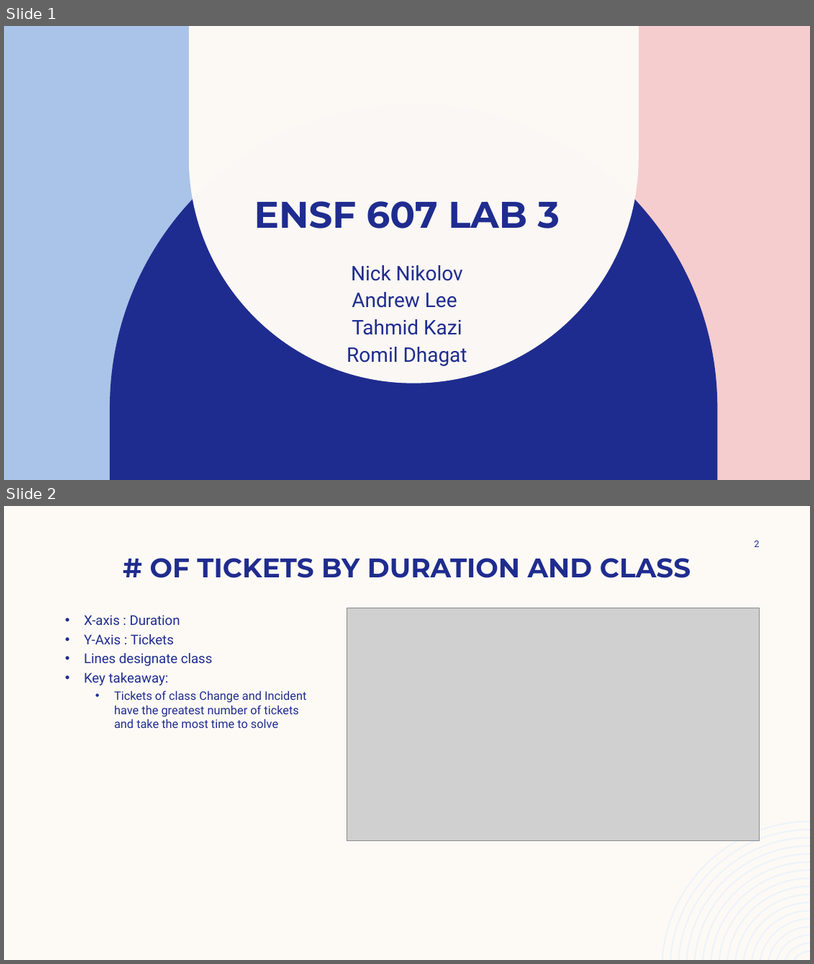
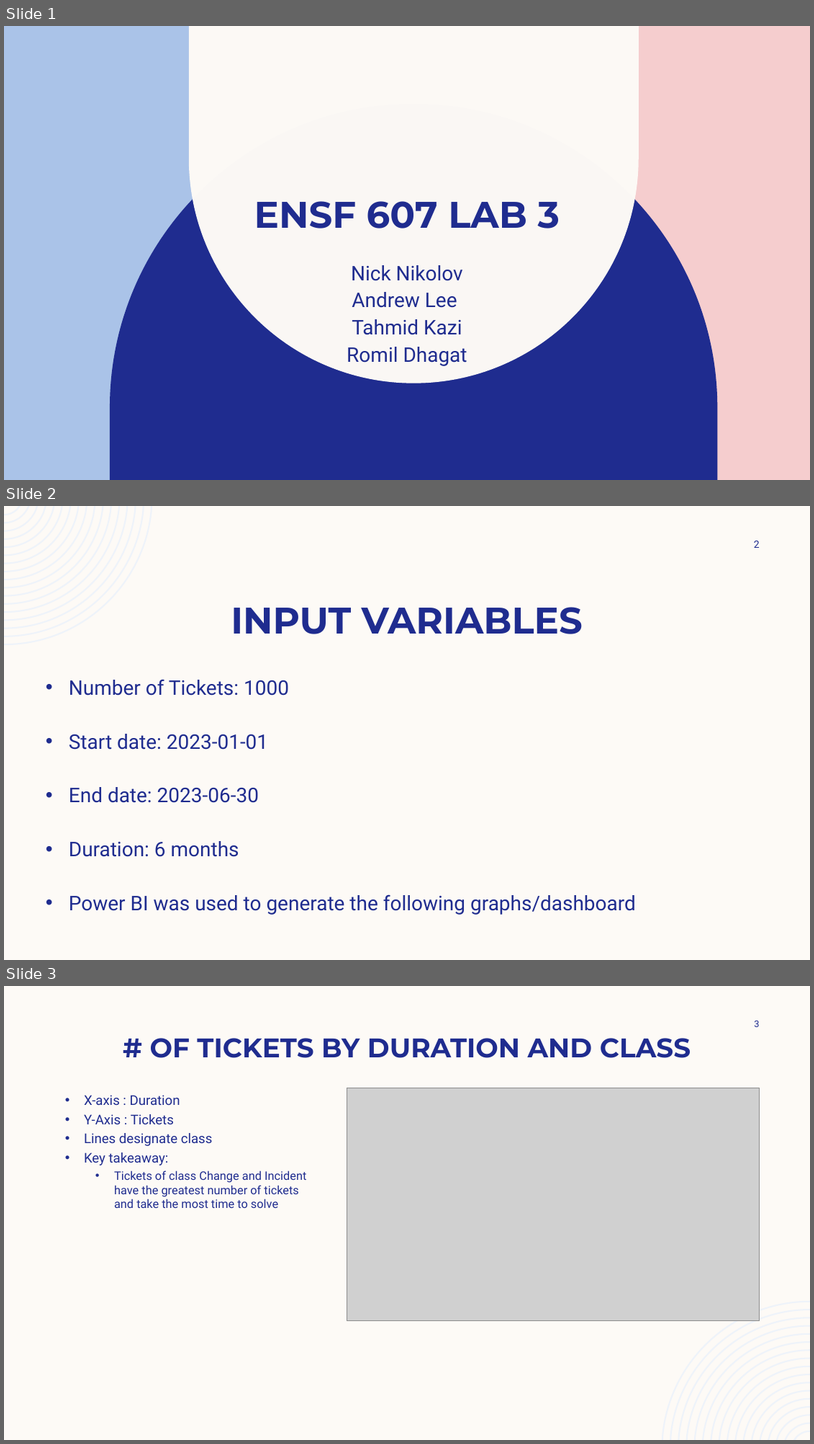
Before and after one commit to ENSF-607-GroupWork/Incident-Management-Dashboard, a slide deck: ENSF 607 Lab 3.pptx. Shown one above the other, each under a label of ours: slides 1 and 2 before the commit, slides 1, 2 and 3 after it. The pictures are 814x964 and 814x1444 pixels, drawn with LibreOffice and Linux fonts; fonts in the diff are those of the drawing; grey boxes stand for pictures. Boxes give left, top, right and bottom in pixels: in the first picture for what was removed or moved away, otherwise in the second. Text is boxed around its words. In the diff, an @@ line names an element or a change of style, - is before the commit and + after.

```diff
--- a/ENSF 607 Lab 3.pptx
+++ b/ENSF 607 Lab 3.pptx
@@ slide 2 added at [4,506,810,960], background #FDFAF6 @@
@@ freeform shape added at [4,506,152,645], fill #EEF3FA @@
@@ page number added at [754,541,760,548], 12 pt, text #1F2C8F @@
+2
@@ title added at [231,607,583,634], 44 pt, text #1F2C8F, bold @@
+INPUT VARIABLES
@@ text added at [69,679,636,914], 24 pt, text #1F2C8F @@
+• Number of Tickets: 1000
+• Start date: 2023-01-01
+• End date: 2023-06-30
+• Duration: 6 months
+• Power BI was used to generate the following graphs/dashboard
@@ what was slide 2 is now slide 3 @@
@@ page number at [754,1020,759,1027]: text changed @@
-2
+3
```
